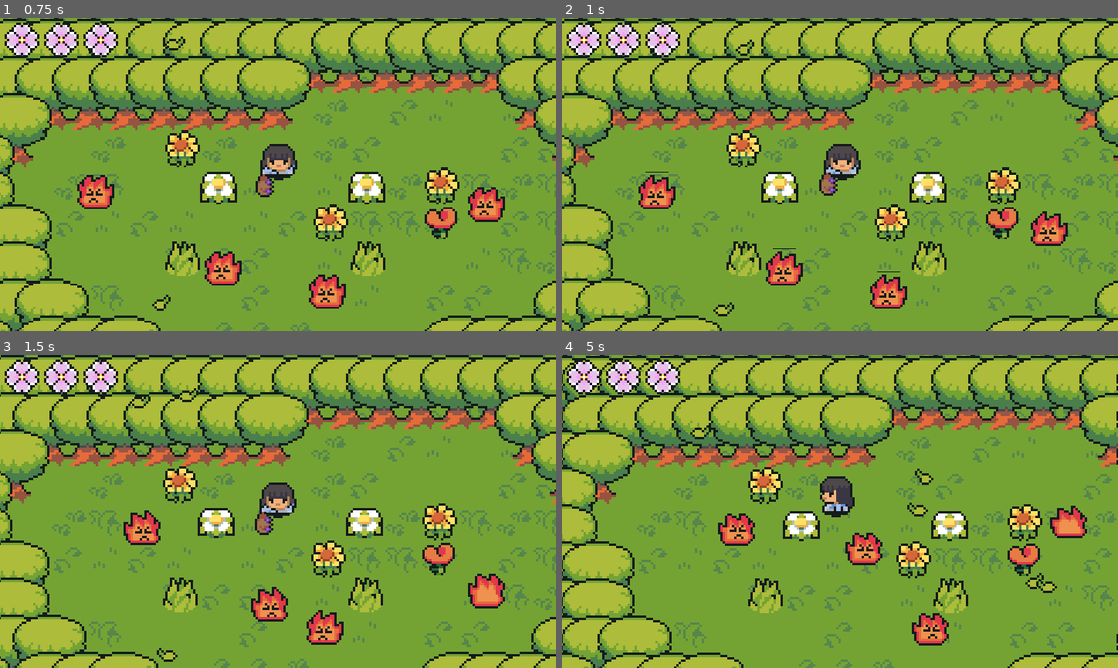
Above: before the commit, frames 1-4 (two rows, left to right).
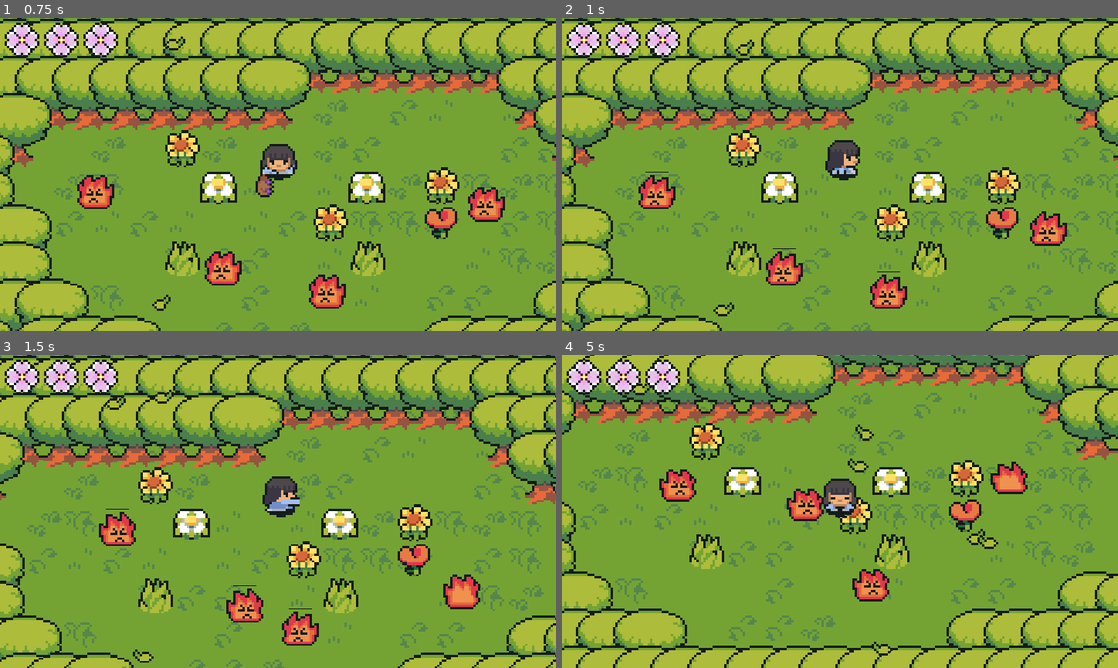
Above: after the commit, the same moments.

Repository: gynura/to_you
Game: Godot game, scene res://scenes/maps/world.tscn
Same seed, same stepped clock (60 frames per second), same inputs: the game is played once before the commit and once after it.
Inputs:
- Up to frame 1 (0.75 s): hold D (ui_right) from 0.53 s (still down); hold J (attack_button) from 0.53 s (still down)
- Up to frame 2 (1 s): keep holding D (ui_right); keep holding J (attack_button)
- Up to frame 3 (1.5 s): release D (ui_right) at 1.28 s; release J (attack_button) at 1.28 s; hold S (ui_down) from 1.28 s (still down); tap J (attack_button) at 1.35 s
- Up to frame 4 (5 s): release S (ui_down) at 2.03 s; hold D (ui_right) 2.03-2.78 s; hold J (attack_button) 2.03-2.78 s; tap E (interact_button) at 2.1, 4.35 s; hold W (ui_up) 2.78-3.53 s; tap J (attack_button) at 2.85, 4.55 s; hold J (attack_button) 3.53-4.28 s; hold A (ui_left) from 3.53 s (still down)

Frame 1 is identical in both runs. In frame 2, 0.9% of the frame differs, in the area x 0-100%, y 11-97%; in frame 3, 38%; in frame 4, 52%, in the area x 0-100%, y 0-100%.

Commit message:
weapon cadency implemented + enemy hurt animation

Diff:
--- a/scenes/enemies/flame_enemy.gd
+++ b/scenes/enemies/flame_enemy.gd
@@ -22,7 +22,7 @@
 var endPosition
 var direction = Vector2.RIGHT
 var current_state = IDLE
-@onready var tween = create_tween()
+var tween
 
 func _ready():
 	startPosition = position
@@ -114,10 +114,12 @@
 	current_state = chooseRandomly([NEW_DIRECTION, MOVE])
 
 func hittedEnemy():
-	tween.tween_property($Sprite2D,"modulate",Color(50,50,50),0.2)
-	tween.tween_property($Sprite2D,"modulate",Color.WHITE,0.2)
+	tween = create_tween()
+	tween.tween_property(self,"modulate",Color(50,50,50),0.1)
+	tween.tween_property(self,"modulate",Color.WHITE,0.1)
 
 
 func playerHit():
 	# TODO subtract enemy's HP
+	hittedEnemy()
 	$HitFx.emitting = true
--- a/scenes/player.gd
+++ b/scenes/player.gd
@@ -10,6 +10,7 @@
 var isHurt: bool = false
 var enemyCollisions = []
 var blockMovement: bool = false
+var canAttack: bool = true
 
 signal health_change
 signal attack_position_changed(position)
@@ -20,8 +21,11 @@
 func handleInput():
 	var moveDirection = Input.get_vector("ui_left", "ui_right", "ui_up", "ui_down")
 	velocity = moveDirection * speed
+	if !canAttack:
+			return
 	if Input.is_action_pressed("attack_button"):
 		# Signal that sends the position to aim the weapon' sprite
+		canAttack = false
 		emit_signal("attack")
 		$AnimationPlayer.play("attack_" + animationDirection)
 		blockMovement = true
@@ -114,3 +118,6 @@
 
 func _on_weapon_hit_enemy():
 	emit_signal("hurt_enemy")
+
+func _on_weapon_next_attack():
+	canAttack = true
--- a/scenes/player.tscn
+++ b/scenes/player.tscn
@@ -32,6 +32,68 @@
 "values": [20]
 }
 
+[sub_resource type="Animation" id="Animation_342kc"]
+resource_name = "attack_down"
+length = 0.8
+step = 0.2
+tracks/0/type = "value"
+tracks/0/imported = false
+tracks/0/enabled = true
+tracks/0/path = NodePath("Sprite2D:frame")
+tracks/0/interp = 1
+tracks/0/loop_wrap = true
+tracks/0/keys = {
+"times": PackedFloat32Array(0),
+"transitions": PackedFloat32Array(1),
+"update": 1,
+"values": [20]
+}
+
+[sub_resource type="Animation" id="Animation_4c0ye"]
+resource_name = "attack_left"
+tracks/0/type = "value"
+tracks/0/imported = false
+tracks/0/enabled = true
+tracks/0/path = NodePath("Sprite2D:frame")
+tracks/0/interp = 1
+tracks/0/loop_wrap = true
+tracks/0/keys = {
+"times": PackedFloat32Array(0),
+"transitions": PackedFloat32Array(1),
+"update": 1,
+"values": [22]
+}
+
+[sub_resource type="Animation" id="Animation_d2kea"]
+resource_name = "attack_right"
+tracks/0/type = "value"
+tracks/0/imported = false
+tracks/0/enabled = true
+tracks/0/path = NodePath("Sprite2D:frame")
+tracks/0/interp = 1
+tracks/0/loop_wrap = true
+tracks/0/keys = {
+"times": PackedFloat32Array(0),
+"transitions": PackedFloat32Array(1),
+"update": 1,
+"values": [23]
+}
+
+[sub_resource type="Animation" id="Animation_p4dio"]
+resource_name = "attack_up"
+tracks/0/type = "value"
+tracks/0/imported = false
+tracks/0/enabled = true
+tracks/0/path = NodePath("Sprite2D:frame")
+tracks/0/interp = 1
+tracks/0/loop_wrap = true
+tracks/0/keys = {
+"times": PackedFloat32Array(0),
+"transitions": PackedFloat32Array(1),
+"update": 1,
+"values": [21]
+}
+
 [sub_resource type="Animation" id="Animation_gjwjc"]
 resource_name = "iddle"
 loop_mode = 1
@@ -149,68 +211,6 @@
 "transitions": PackedFloat32Array(1, 1, 1, 1),
 "update": 1,
 "values": [Vector2i(1, 0), Vector2i(1, 1), Vector2i(1, 2), Vector2i(1, 3)]
-}
-
-[sub_resource type="Animation" id="Animation_342kc"]
-resource_name = "attack_down"
-length = 0.8
-step = 0.2
-tracks/0/type = "value"
-tracks/0/imported = false
-tracks/0/enabled = true
-tracks/0/path = NodePath("Sprite2D:frame")
-tracks/0/interp = 1
-tracks/0/loop_wrap = true
-tracks/0/keys = {
-"times": PackedFloat32Array(0),
-"transitions": PackedFloat32Array(1),
-"update": 1,
-"values": [20]
-}
-
-[sub_resource type="Animation" id="Animation_p4dio"]
-resource_name = "attack_up"
-tracks/0/type = "value"
-tracks/0/imported = false
-tracks/0/enabled = true
-tracks/0/path = NodePath("Sprite2D:frame")
-tracks/0/interp = 1
-tracks/0/loop_wrap = true
-tracks/0/keys = {
-"times": PackedFloat32Array(0),
-"transitions": PackedFloat32Array(1),
-"update": 1,
-"values": [21]
-}
-
-[sub_resource type="Animation" id="Animation_4c0ye"]
-resource_name = "attack_left"
-tracks/0/type = "value"
-tracks/0/imported = false
-tracks/0/enabled = true
-tracks/0/path = NodePath("Sprite2D:frame")
-tracks/0/interp = 1
-tracks/0/loop_wrap = true
-tracks/0/keys = {
-"times": PackedFloat32Array(0),
-"transitions": PackedFloat32Array(1),
-"update": 1,
-"values": [22]
-}
-
-[sub_resource type="Animation" id="Animation_d2kea"]
-resource_name = "attack_right"
-tracks/0/type = "value"
-tracks/0/imported = false
-tracks/0/enabled = true
-tracks/0/path = NodePath("Sprite2D:frame")
-tracks/0/interp = 1
-tracks/0/loop_wrap = true
-tracks/0/keys = {
-"times": PackedFloat32Array(0),
-"transitions": PackedFloat32Array(1),
-"update": 1,
-"values": [23]
 }
 
 [sub_resource type="AnimationLibrary" id="AnimationLibrary_ululp"]
@@ -340,10 +340,11 @@
 [connection signal="attack" from="." to="Weapon" method="_on_player_attack"]
 [connection signal="attack_position_changed" from="." to="Weapon" method="_on_player_attack_position_changed"]
 [connection signal="end_attack" from="." to="Weapon" method="_on_player_end_attack"]
+[connection signal="timeout" from="ActionAnimations" to="." method="_on_timer_timeout"]
 [connection signal="timeout" from="ActionAnimations" to="." method="_on_action_animations_timeout"]
-[connection signal="timeout" from="ActionAnimations" to="." method="_on_timer_timeout"]
 [connection signal="area_entered" from="HurtBox" to="." method="_on_hurt_box_area_entered"]
 [connection signal="area_exited" from="HurtBox" to="." method="_on_hurt_box_area_exited"]
 [connection signal="timeout" from="HurtTimer" to="." method="_on_hurt_timer_timeout"]
 [connection signal="attack_end" from="Weapon" to="." method="_on_weapon_attack_end"]
 [connection signal="hit_enemy" from="Weapon" to="." method="_on_weapon_hit_enemy"]
+[connection signal="next_attack" from="Weapon" to="." method="_on_weapon_next_attack"]
--- a/scenes/weapon.gd
+++ b/scenes/weapon.gd
@@ -1,6 +1,7 @@
 extends Sprite2D
 
 signal attack_end
+signal next_attack
 signal hit_enemy
 
 var animationDirection
@@ -49,7 +50,7 @@
 	if animationDirection == "down" || animationDirection == "up":
 		tween.tween_property(self, "position",Vector2(px,final_py),0.2)
 	else:
-		tween.tween_property(self, "position",Vector2(final_px,py),0.2)
+		tween.tween_property(self, "position",Vector2(final_px,py),0.1)
 	tween.tween_callback(end_attack)
 
 func set_weapon_position():
@@ -75,11 +76,14 @@
 	visible = false
 	emit_signal("attack_end")
 	disable_weapon()
+	$NextAttackTimer.start()
 
 func _on_player_attack_position_changed(position):
 	self.animationDirection = position
 	set_weapon_position()
 
-
 func _on_player_attack():
 	showWeapon()
+
+func _on_next_attack_timer_timeout():
+	emit_signal("next_attack")
--- a/scenes/weapon.tscn
+++ b/scenes/weapon.tscn
@@ -22,4 +22,9 @@
 position = Vector2(0, 1)
 shape = SubResource("RectangleShape2D_j50tb")
 
+[node name="NextAttackTimer" type="Timer" parent="."]
+wait_time = 0.2
+one_shot = true
+
 [connection signal="area_entered" from="HitBox" to="HitBox" method="_on_area_entered"]
+[connection signal="timeout" from="NextAttackTimer" to="." method="_on_next_attack_timer_timeout"]
--- a/scenes/weaponHitBox.gd
+++ b/scenes/weaponHitBox.gd
@@ -1,6 +1,5 @@
 extends Area2D
 
 func _on_area_entered(area):
-	print(area.name)
 	if area.name == "EnemyHitBox":
 		area.owner.playerHit()
Not shown, removed: scenes/wea11F7.tmp
Not shown, removed: scenes/wea34AD.tmp
Not shown, removed: scenes/wea3ED6.tmp
Not shown, removed: scenes/wea7091.tmp
Not shown, removed: scenes/weaF3B8.tmp
